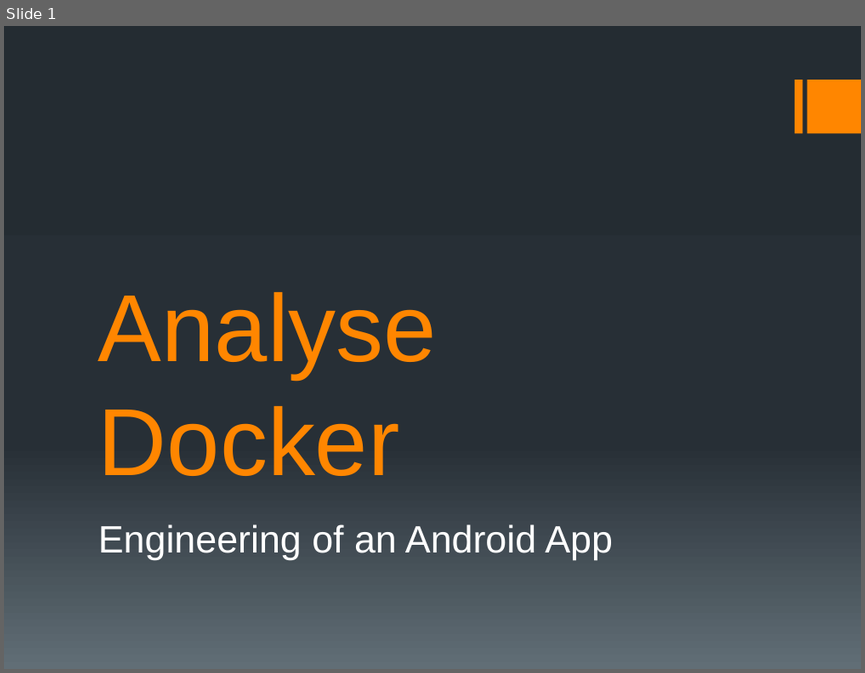
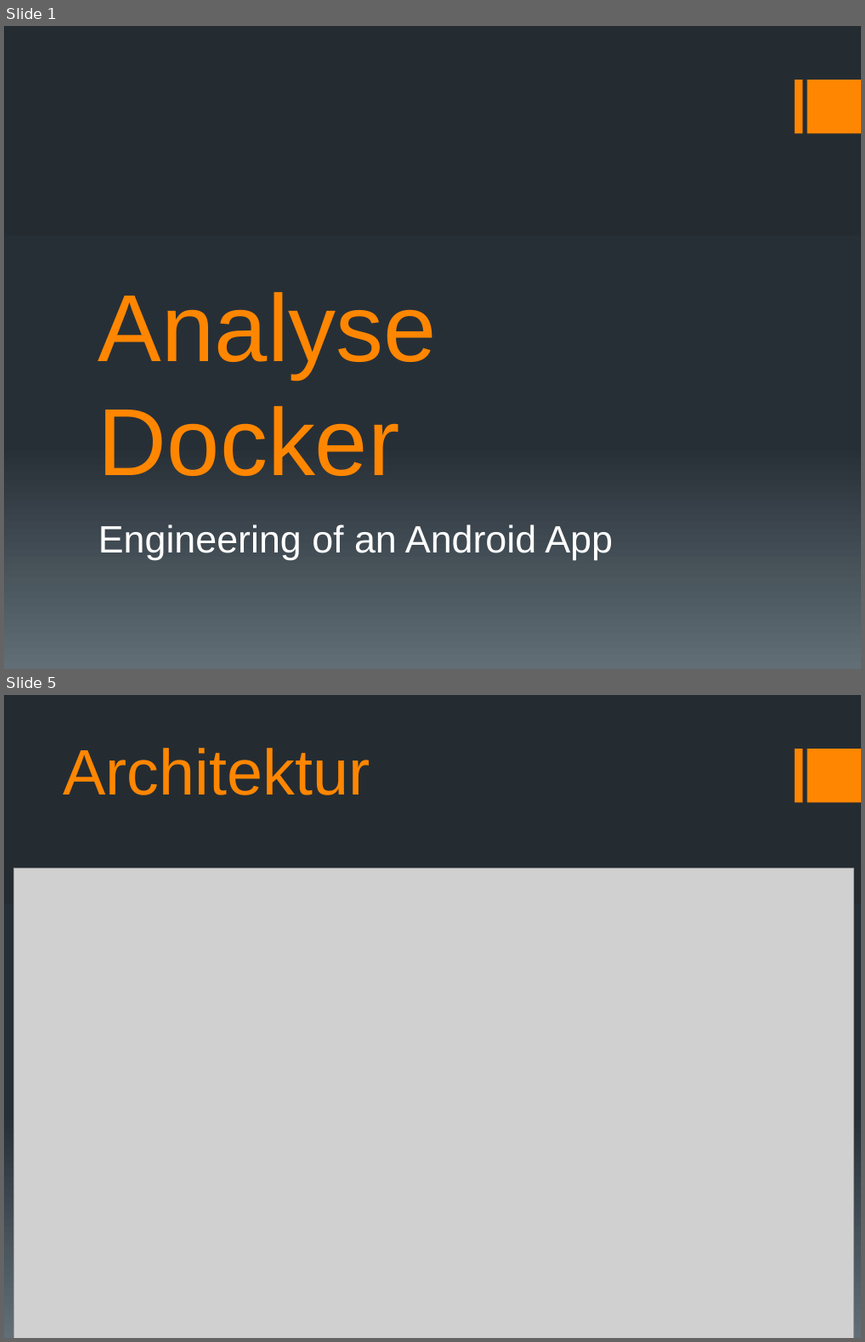
Before and after one commit to docker-apps/Docker, a slide deck: Documents/Analyse/Analyse_Präsentation_v1.pptx. Shown one above the other, each under a label of ours: slide 1 before the commit, slides 1 and 5 after it; the slides between them are not shown. The pictures are 865x673 and 865x1342 pixels, drawn with LibreOffice and Linux fonts; fonts in the diff are those of the drawing; grey boxes stand for pictures. Boxes give left, top, right and bottom in pixels: in the first picture for what was removed or moved away, otherwise in the second. Text is boxed around its words. In the diff, an @@ line names an element or a change of style, - is before the commit and + after.

```diff
--- a/Documents/Analyse/Analyse_Präsentation_v1.pptx
+++ b/Documents/Analyse/Analyse_Präsentation_v1.pptx
@@ slide 5 added at (4,695,861,1338), background gradient #242C33 to #273037 to #636D76 @@
@@ rectangle added at (4,695,861,1338), fill gradient #242C33 to #273037 to #636D76 @@
@@ text added at (63,748,370,795), 54 pt, text #FF8600 @@
+Architektur
@@ rectangle added at (794,749,801,803), fill #FF8600 @@
@@ rectangle added at (806,749,861,803), fill #FF8600 @@
@@ picture added at (14,868,853,1338) @@
```
Also in this commit, not shown: 2 slides changed, 5 other slides added, 2 slides removed.
